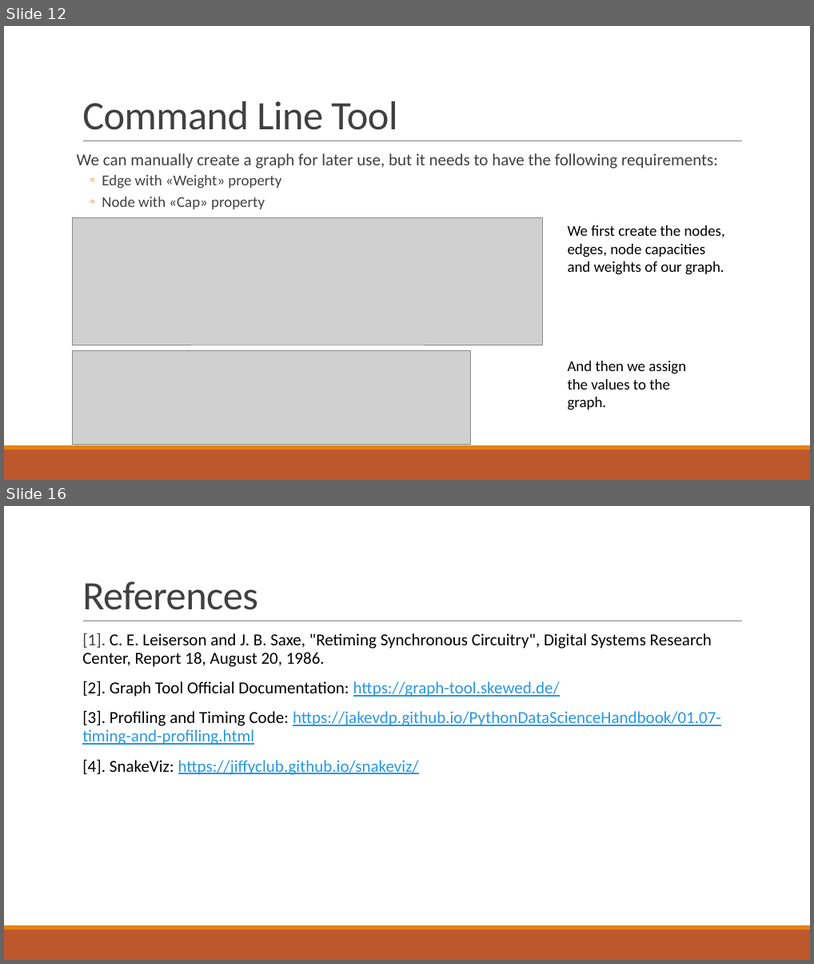
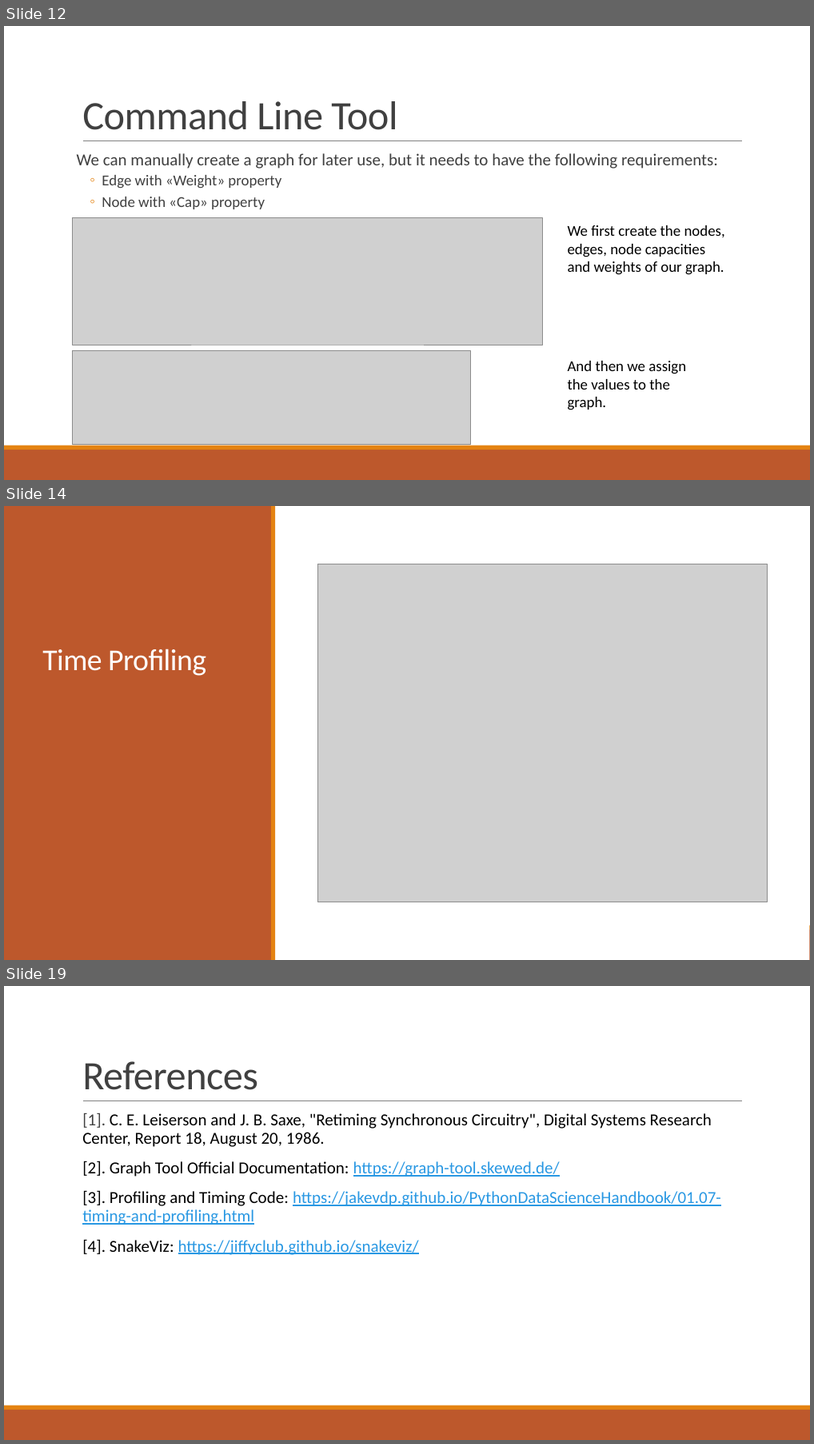
Before and after one commit to spolo96/aapp-retiming_project, a slide deck: Retiming10670388_ProjectPresentation.pptx. Shown one above the other, each under a label of ours: slides 12 and 16 before the commit, slides 12, 14 and 19 after it; the slides between them are not shown. The pictures are 814x964 and 814x1444 pixels, drawn with LibreOffice and Linux fonts; fonts in the diff are those of the drawing; grey boxes stand for pictures. Boxes give left, top, right and bottom in pixels: in the first picture for what was removed or moved away, otherwise in the second. Text is boxed around its words. In the diff, an @@ line names an element or a change of style, - is before the commit and + after.

```diff
--- a/Retiming10670388_ProjectPresentation.pptx
+++ b/Retiming10670388_ProjectPresentation.pptx
@@ slide 14 added at [4,506,810,960], background #FFFFFF; not listed: 2 template elements that a slide beside it also shows @@
@@ rectangle added at [4,506,810,960], fill #FFFFFF @@
@@ rectangle added at [4,506,272,960], fill #BD582C @@
@@ rectangle added at [271,506,276,960], fill #E48312 @@
@@ picture added at [318,564,767,902] @@
@@ title added at [42,648,206,676], 36 pt, text #FFFFFF @@
+Time Profiling
@@ what was slide 16 is now slide 19 @@
```
Also in this commit, not shown: 4 slides changed, 2 other slides added.
